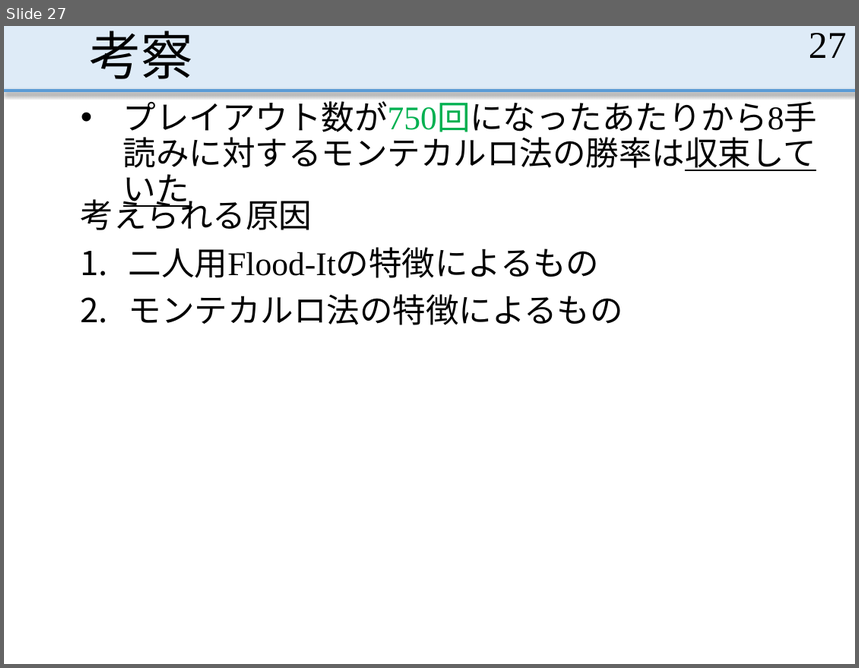
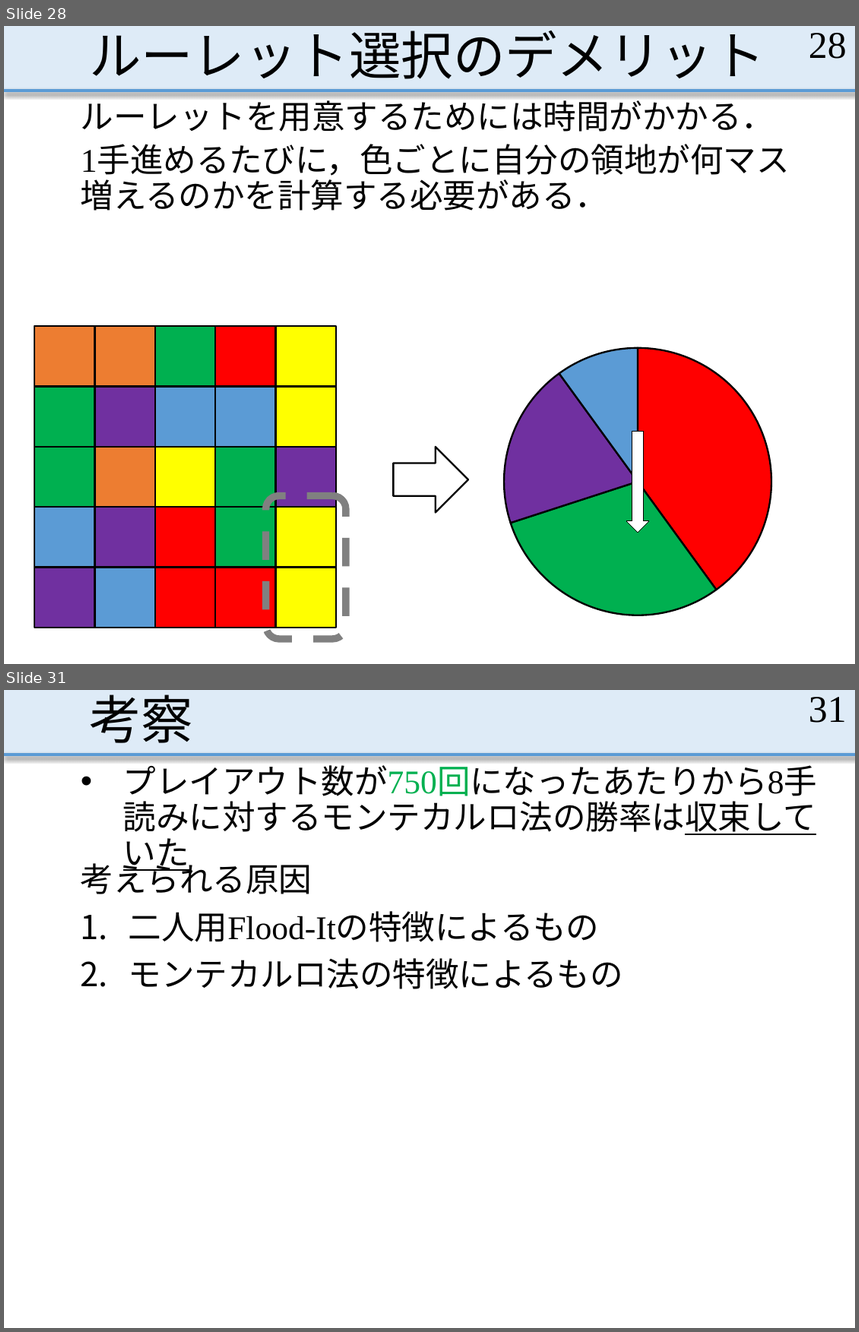
Before and after one commit to MasayaOda/SR, a slide deck: 190702oda.pptx. Shown one above the other, each under a label of ours: slide 27 before the commit, slides 28 and 31 after it; the slides between them are not shown. The pictures are 859x668 and 859x1332 pixels, drawn with LibreOffice and Linux fonts; fonts in the diff are those of the drawing. Boxes give left, top, right and bottom in pixels: in the first picture for what was removed or moved away, otherwise in the second. Text is boxed around its words. In the diff, an @@ line names an element or a change of style, - is before the commit and + after.

```diff
--- a/190702oda.pptx
+++ b/190702oda.pptx
@@ slide 28 added at (x1=4, y1=26, x2=855, y2=664), background #FFFFFF; not listed: 2 template elements that a slide beside it also shows @@
@@ title added at (x1=89, y1=31, x2=766, y2=79), 44 pt, text #000000 @@
+ルーレット選択のデメリット
@@ page number added at (x1=809, y1=33, x2=847, y2=59), 32 pt, text #000000 @@
+28
@@ text added at (x1=81, y1=95, x2=775, y2=132), 28 pt, text #000000 @@
+ルーレットを用意するためには時間がかかる．
@@ text added at (x1=81, y1=146, x2=790, y2=211), 28 pt, text #000000 @@
+1手進めるたびに，色ごとに自分の領地が何マス増えるのかを計算する必要がある．
@@ pie chart added at (x1=493, y1=326, x2=784, y2=638) @@
+categories: 1, 2, 3, 4
+Series 1: 40, 30, 20, 10
@@ down arrow added at (x1=626, y1=431, x2=649, y2=531), fill #FFFFFF, outline #000000 0.75 pt @@
@@ right arrow added at (x1=393, y1=447, x2=468, y2=513), fill #FFFFFF, outline #000000 1.5 pt @@
@@ rounded rectangle added at (x1=266, y1=496, x2=346, y2=639), outline #808080 6 pt dashed @@
@@ group added at (x1=34, y1=326, x2=336, y2=628): 25 rectangles @@
@@ what was slide 27 is now slide 31 @@
@@ page number at (x1=809, y1=697, x2=847, y2=723): text changed @@
-27
+31
```
Also in this commit, not shown: 7 slides changed, 5 other slides added, 2 slides removed.
